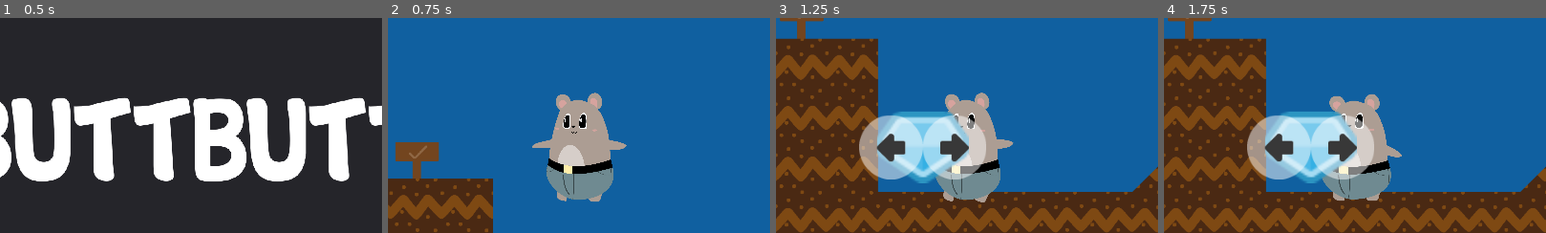
Above: before the commit, frames 1-4 (left to right).
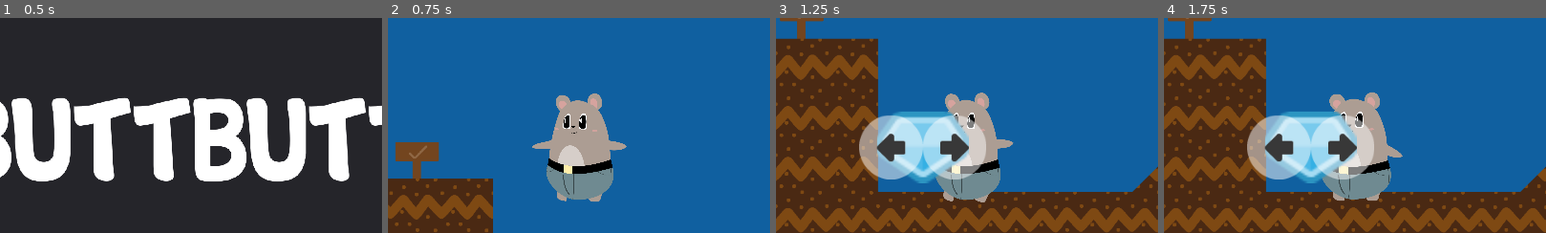
Above: after the commit, the same moments.

Repository: arnaudcoj/buttbutt_adventures
Game: Godot game, scene res://Main/scenes/Main.tscn
The game is run twice, just before and just after one commit, with the same random seed, the same clock (stepped at 60 frames per second) and the same inputs.
Inputs (mouse positions are % of the whole screen's width and height, from its top left):
- Up to frame 1 (0.5 s): no input
- Up to frame 2 (0.75 s): tap Enter (ui_accept) at 0.5 s; move the mouse to (72, 45) at 0.52 s; hold Right (right_action) from 0.53 s (still down); click (72, 45) at 0.67 s
- Up to frame 3 (1.25 s): keep holding Right (right_action); tap Enter (ui_accept) at 0.77 s
- Up to frame 4 (1.75 s): keep holding Right (right_action); move the mouse to (30, 55) at 1.27 s; tap Enter (ui_accept) at 1.52 s
The pictures show only the part of the screen within x 25-75%, y 19-69%; the shares and areas given below are measured in that part.

Frame 1 is identical in both runs. In frame 2, 0.2% of the frame differs, in the area x 37-63%, y 34-67%; in frame 3, less than 0.1%; in frame 4, 0.3%, in the area x 43-63%, y 34-65%.
Error in both runs: Trying to assign value of type 'Node' to a variable of type 'KinematicBody2D'. (res://Main/scripts/Splash.gd:4)

Commit message:
remove bezier from idle anim (allow to use a rest pose by default)

Diff:
--- a/sources/entities/buttbutt/Skeleton.tscn
+++ b/sources/entities/buttbutt/Skeleton.tscn
@@ -354,57 +354,41 @@
 
 [sub_resource type="Animation" id=3]
 loop = true
-tracks/0/type = "bezier"
-tracks/0/path = NodePath("Front/ButtPivot/Butt/BodyPivot/Body:scale:x")
+tracks/0/type = "value"
+tracks/0/path = NodePath("Front/ButtPivot/Butt/ButtSprite:scale")
 tracks/0/interp = 1
 tracks/0/loop_wrap = true
 tracks/0/imported = false
 tracks/0/enabled = true
 tracks/0/keys = {
-"points": PoolRealArray( 1, -0.25, 0, 0.25, 0, 1.05, -0.25, 0, 0.25, 0, 1, -0.25, 0, 0.25, 0, 1, -0.25, 0, 0.25, 0 ),
-"times": PoolRealArray( 0, 0.4, 0.8, 1 )
-}
-tracks/1/type = "bezier"
-tracks/1/path = NodePath("Front/ButtPivot/Butt/BodyPivot/Body:scale:y")
+"times": PoolRealArray( 0, 0.4, 0.9 ),
+"transitions": PoolRealArray( 1, 1, 1 ),
+"update": 0,
+"values": [ Vector2( 0.27, 0.27 ), Vector2( 0.285, 0.27 ), Vector2( 0.27, 0.27 ) ]
+}
+tracks/1/type = "value"
+tracks/1/path = NodePath("Front/ButtPivot/Butt/BodyPivot/Body:position")
 tracks/1/interp = 1
 tracks/1/loop_wrap = true
 tracks/1/imported = false
 tracks/1/enabled = true
 tracks/1/keys = {
-"points": PoolRealArray( 1, -0.25, 0, 0.25, 0, 1, -0.25, 0, 0.25, 0, 1.05, -0.25, 0, 0.25, 0, 1, -0.25, 0, 0.25, 0 ),
-"times": PoolRealArray( 0, 0.2, 0.55, 1 )
-}
-tracks/2/type = "bezier"
-tracks/2/path = NodePath("Front/ButtPivot/Butt/BodyPivot/Body:position:x")
+"times": PoolRealArray( 0, 0.5, 1 ),
+"transitions": PoolRealArray( 1, 1, 1 ),
+"update": 0,
+"values": [ Vector2( 0.097, -75.262 ), Vector2( 0.097, -83 ), Vector2( 0.097, -75.262 ) ]
+}
+tracks/2/type = "value"
+tracks/2/path = NodePath("Front/ButtPivot/Butt/BodyPivot/Body:scale")
 tracks/2/interp = 1
 tracks/2/loop_wrap = true
 tracks/2/imported = false
 tracks/2/enabled = true
 tracks/2/keys = {
-"points": PoolRealArray( 0.0965538, -0.25, 0, 0.25, 0 ),
-"times": PoolRealArray( 0 )
-}
-tracks/3/type = "bezier"
-tracks/3/path = NodePath("Front/ButtPivot/Butt/BodyPivot/Body:position:y")
-tracks/3/interp = 1
-tracks/3/loop_wrap = true
-tracks/3/imported = false
-tracks/3/enabled = true
-tracks/3/keys = {
-"points": PoolRealArray( -75.2619, -0.25, 0, 0.25, 0, -83, -0.25, 0, 0.25, 0, -75.262, -0.25, 0, 0.25, 0 ),
-"times": PoolRealArray( 0, 0.45, 1 )
-}
-tracks/4/type = "value"
-tracks/4/path = NodePath("Front/ButtPivot/Butt/ButtSprite:scale")
-tracks/4/interp = 1
-tracks/4/loop_wrap = true
-tracks/4/imported = false
-tracks/4/enabled = true
-tracks/4/keys = {
-"times": PoolRealArray( 0, 0.4, 0.9 ),
-"transitions": PoolRealArray( 1, 1, 1 ),
-"update": 0,
-"values": [ Vector2( 0.27, 0.27 ), Vector2( 0.285, 0.27 ), Vector2( 0.27, 0.27 ) ]
+"times": PoolRealArray( 0, 0.2, 0.4, 0.6, 0.8, 1 ),
+"transitions": PoolRealArray( 1, 1, 1, 1, 1, 1 ),
+"update": 0,
+"values": [ Vector2( 1, 1 ), Vector2( 1, 1 ), Vector2( 1.05, 1 ), Vector2( 1, 1.05 ), Vector2( 1, 1 ), Vector2( 1, 1 ) ]
 }
 
 [sub_resource type="Animation" id=4]
@@ -417,9 +401,9 @@
 tracks/0/enabled = true
 tracks/0/keys = {
 "times": PoolRealArray( 0, 0.2, 0.3, 0.4, 0.6 ),
-"transitions": PoolRealArray( 1, -2, -2, 1, 1 ),
-"update": 0,
-"values": [ Vector2( 0.27, 0.27 ), Vector2( 0.3, 0.25 ), Vector2( 0.26, 0.3 ), Vector2( 0.29, 0.3 ), Vector2( 0.26, 0.3 ) ]
+"transitions": PoolRealArray( 1, 1, -2, 1, 1 ),
+"update": 0,
+"values": [ Vector2( 0.3, 0.27 ), Vector2( 0.27, 0.25 ), Vector2( 0.26, 0.3 ), Vector2( 0.29, 0.3 ), Vector2( 0.26, 0.3 ) ]
 }
 tracks/1/type = "value"
 tracks/1/path = NodePath("Front/ButtPivot/Butt/BodyPivot/Body/RightArmPivot:rotation_degrees")
@@ -477,9 +461,9 @@
 tracks/5/enabled = true
 tracks/5/keys = {
 "times": PoolRealArray( 0, 0.3 ),
-"transitions": PoolRealArray( -2, -2 ),
-"update": 0,
-"values": [ -20.0, 15.0 ]
+"transitions": PoolRealArray( 1, -2 ),
+"update": 0,
+"values": [ -12.5743, 15.0 ]
 }
 tracks/6/type = "value"
 tracks/6/path = NodePath("Front/ButtPivot/Butt/BodyPivot/Body/LeftEarPivot:rotation_degrees")
@@ -666,41 +650,44 @@
 "values": [ Vector2( -19.7287, 22.1194 ), Vector2( -7.5018, 39.3054 ) ]
 }
 
-[sub_resource type="AnimationNodeAdd2" id=6]
-
-[sub_resource type="AnimationNodeAnimation" id=7]
+[sub_resource type="AnimationNodeAdd2" id=29]
+
+[sub_resource type="AnimationNodeAnimation" id=9]
 animation = "Default"
 
-[sub_resource type="AnimationNodeAnimation" id=8]
+[sub_resource type="AnimationNodeAnimation" id=10]
 animation = "Fall"
 
-[sub_resource type="AnimationNodeAnimation" id=9]
+[sub_resource type="AnimationNodeAnimation" id=11]
 animation = "Idle"
 
-[sub_resource type="AnimationNodeAnimation" id=10]
+[sub_resource type="AnimationNodeAnimation" id=12]
 animation = "Jump"
 
-[sub_resource type="AnimationNodeAnimation" id=11]
+[sub_resource type="AnimationNodeAnimation" id=13]
 animation = "Walk"
 
-[sub_resource type="AnimationNodeStateMachineTransition" id=12]
+[sub_resource type="AnimationNodeStateMachineTransition" id=14]
 xfade_time = 0.5
 
-[sub_resource type="AnimationNodeStateMachineTransition" id=13]
+[sub_resource type="AnimationNodeStateMachineTransition" id=15]
 switch_mode = 2
 auto_advance = true
 xfade_time = 0.25
 
-[sub_resource type="AnimationNodeStateMachineTransition" id=14]
+[sub_resource type="AnimationNodeStateMachineTransition" id=16]
 xfade_time = 0.3
 
-[sub_resource type="AnimationNodeStateMachineTransition" id=15]
+[sub_resource type="AnimationNodeStateMachineTransition" id=17]
 xfade_time = 0.05
 
-[sub_resource type="AnimationNodeStateMachineTransition" id=16]
+[sub_resource type="AnimationNodeStateMachineTransition" id=18]
 xfade_time = 0.05
 
-[sub_resource type="AnimationNodeStateMachineTransition" id=17]
+[sub_resource type="AnimationNodeStateMachineTransition" id=19]
+xfade_time = 0.1
+
+[sub_resource type="AnimationNodeStateMachineTransition" id=20]
 xfade_time = 0.1
 
 [sub_resource type="AnimationNodeStateMachineTransition" id=21]
@@ -718,34 +705,31 @@
 [sub_resource type="AnimationNodeStateMachineTransition" id=25]
 xfade_time = 0.1
 
-[sub_resource type="AnimationNodeStateMachineTransition" id=26]
-xfade_time = 0.1
-
-[sub_resource type="AnimationNodeStateMachine" id=18]
-states/Fall/node = SubResource( 8 )
+[sub_resource type="AnimationNodeStateMachine" id=26]
+states/Fall/node = SubResource( 10 )
 states/Fall/position = Vector2( 657, 286 )
-states/Idle/node = SubResource( 9 )
+states/Idle/node = SubResource( 11 )
 states/Idle/position = Vector2( 657, -16 )
-states/Jump/node = SubResource( 10 )
+states/Jump/node = SubResource( 12 )
 states/Jump/position = Vector2( 745, 78 )
-states/Walk/node = SubResource( 11 )
+states/Walk/node = SubResource( 13 )
 states/Walk/position = Vector2( 551, 78 )
-transitions = [ "Idle", "Fall", SubResource( 12 ), "Jump", "Fall", SubResource( 13 ), "Walk", "Fall", SubResource( 14 ), "Walk", "Jump", SubResource( 15 ), "Idle", "Jump", SubResource( 16 ), "Idle", "Walk", SubResource( 17 ), "Walk", "Idle", SubResource( 21 ), "Jump", "Idle", SubResource( 22 ), "Jump", "Walk", SubResource( 23 ), "Fall", "Idle", SubResource( 24 ), "Fall", "Jump", SubResource( 25 ), "Fall", "Walk", SubResource( 26 ) ]
+transitions = [ "Idle", "Fall", SubResource( 14 ), "Jump", "Fall", SubResource( 15 ), "Walk", "Fall", SubResource( 16 ), "Walk", "Jump", SubResource( 17 ), "Idle", "Jump", SubResource( 18 ), "Idle", "Walk", SubResource( 19 ), "Walk", "Idle", SubResource( 20 ), "Jump", "Idle", SubResource( 21 ), "Jump", "Walk", SubResource( 22 ), "Fall", "Idle", SubResource( 23 ), "Fall", "Jump", SubResource( 24 ), "Fall", "Walk", SubResource( 25 ) ]
 start_node = "Idle"
 graph_offset = Vector2( 127, -93 )
 
-[sub_resource type="AnimationNodeBlendTree" id=19]
-graph_offset = Vector2( -564.2, 16.45 )
-nodes/Add2/node = SubResource( 6 )
-nodes/Add2/position = Vector2( 40, 160 )
-nodes/RestPose/node = SubResource( 7 )
-nodes/RestPose/position = Vector2( -160, 80 )
-nodes/StateMachine/node = SubResource( 18 )
-nodes/StateMachine/position = Vector2( -220, 200 )
-nodes/output/position = Vector2( 300, 160 )
+[sub_resource type="AnimationNodeBlendTree" id=27]
+graph_offset = Vector2( -323, -17.5 )
+nodes/Add2/node = SubResource( 29 )
+nodes/Add2/position = Vector2( 80, 60 )
+nodes/RestPose/node = SubResource( 9 )
+nodes/RestPose/position = Vector2( -160, 40 )
+nodes/StateMachine/node = SubResource( 26 )
+nodes/StateMachine/position = Vector2( -160, 200 )
+nodes/output/position = Vector2( 380, 80 )
 node_connections = [ "output", 0, "Add2", "Add2", 0, "RestPose", "Add2", 1, "StateMachine" ]
 
-[sub_resource type="AnimationNodeStateMachinePlayback" id=20]
+[sub_resource type="AnimationNodeStateMachinePlayback" id=28]
 
 [node name="Skeleton" type="Node2D"]
 script = ExtResource( 1 )
@@ -761,7 +745,7 @@
 position = Vector2( 0, 4.33256 )
 
 [node name="Body" type="Node2D" parent="Front/ButtPivot/Butt/BodyPivot"]
-position = Vector2( 0.0965538, -77.2142 )
+position = Vector2( 0.097, -76.7985 )
 
 [node name="FacePivot" type="Position2D" parent="Front/ButtPivot/Butt/BodyPivot/Body"]
 position = Vector2( -15.7914, -34.548 )
@@ -863,7 +847,7 @@
 
 [node name="ButtSprite" type="Sprite" parent="Front/ButtPivot/Butt"]
 position = Vector2( 0.67, 0 )
-scale = Vector2( 0.272868, 0.27 )
+scale = Vector2( 0.273723, 0.27 )
 texture = ExtResource( 7 )
 __meta__ = {
 "_edit_lock_": true
@@ -873,7 +857,7 @@
 
 [node name="RightEar" type="Node2D" parent="Front/RemoteSprites"]
 editor/display_folded = true
-position = Vector2( -46.3042, -114.416 )
+position = Vector2( -46.3038, -114 )
 __meta__ = {
 "_edit_group_": true,
 "_edit_lock_": true
@@ -885,7 +869,7 @@
 
 [node name="RightArm" type="Node2D" parent="Front/RemoteSprites"]
 editor/display_folded = true
-position = Vector2( -80.2191, -4.57322 )
+position = Vector2( -80.2187, -4.15753 )
 __meta__ = {
 "_edit_group_": true,
 "_edit_lock_": true
@@ -896,7 +880,7 @@
 texture = ExtResource( 9 )
 
 [node name="Face" type="Node2D" parent="Front/RemoteSprites"]
-position = Vector2( -9.78907, -65.9588 )
+position = Vector2( -9.78862, -65.5431 )
 __meta__ = {
 "_edit_group_": true,
 "_edit_lock_": true
@@ -1022,8 +1006,8 @@
 anims/Walk = SubResource( 5 )
 
 [node name="AnimationTree" type="AnimationTree" parent="."]
-tree_root = SubResource( 19 )
+tree_root = SubResource( 27 )
 anim_player = NodePath("../AnimationPlayer")
 active = true
 parameters/Add2/add_amount = 1.0
-parameters/StateMachine/playback = SubResource( 20 )
+parameters/StateMachine/playback = SubResource( 28 )
